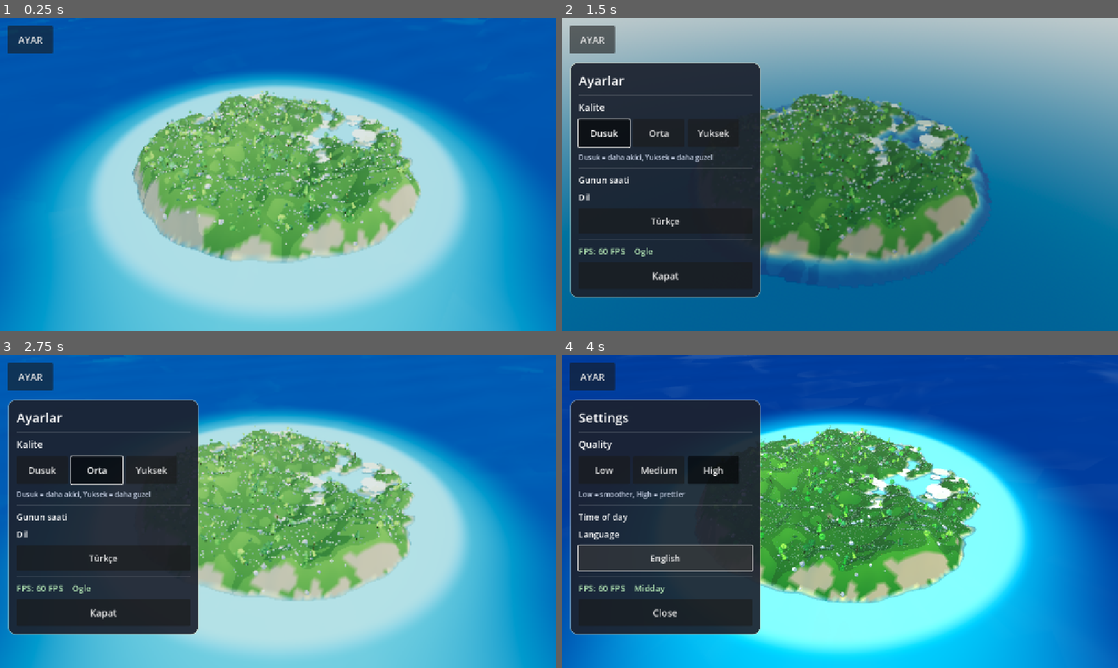
Above: before the commit, frames 1-4 (two rows, left to right).
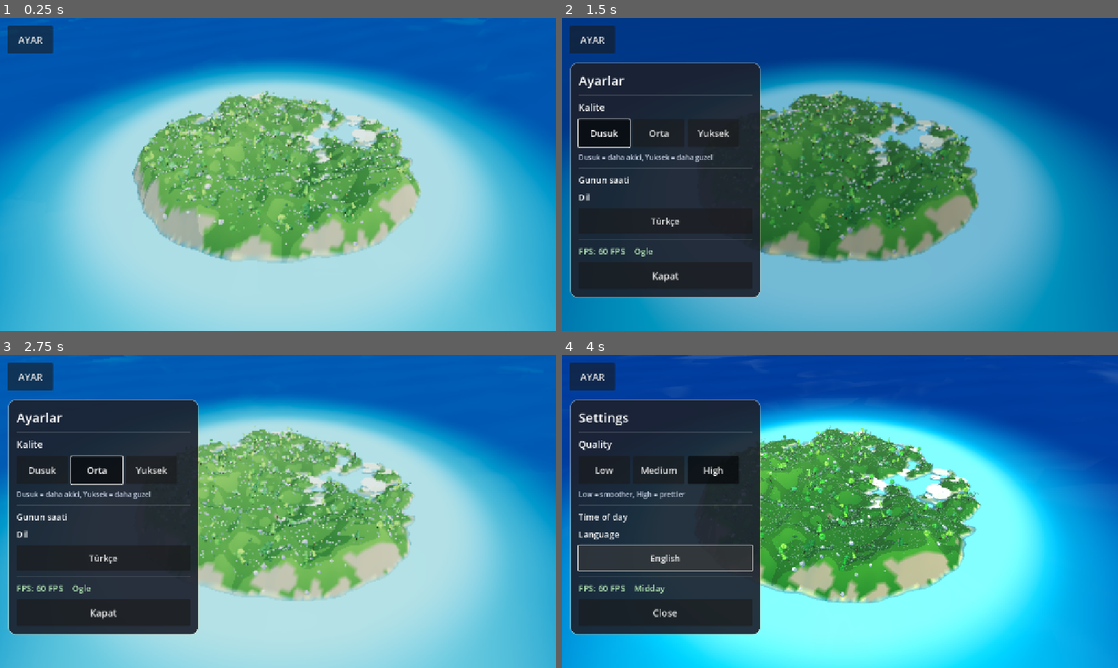
Above: after the commit, the same moments.

Repository: eraslan19j/game
Game: Godot game, scene res://scenes/world/world.tscn
Two runs of this game, one before a commit and one after it. Both use one fixed random seed, a clock stepped at 60 frames per second and the inputs below.
Inputs:
- Up to frame 1 (0.25 s): no input
- Up to frame 2 (1.5 s): click "AYAR" at 0.5 s; click "Dusuk" at 1.25 s
- Up to frame 3 (2.75 s): click "Orta" at 2 s
- Up to frame 4 (4 s): click "Yuksek" at 2.75 s; click "Türkçe" at 3.5 s

The runs differ from the first frame. In frame 1, 39% of the frame differs, in the area x 0-100%, y 14-100%; in frame 2, 54%, in the area x 0-100%, y 0-100%; in frame 3, 26%; in frame 4, 27%.

Commit message:
Kiyi kopuk halkasi grid basamaklarini ortecek sekilde genisletildi; tani modu kapatildi
Co-authored-by: arena-agent <297053741+arena-agent@users.noreply.github.com>

Diff:
--- a/scenes/world/world.tscn
+++ b/scenes/world/world.tscn
@@ -117,7 +117,7 @@
 
 [node name="PerfLog" type="Node" parent="."]
 script = ExtResource("9_perf")
-debug_extra_shots = true
+debug_extra_shots = false
 
 [node name="SettingsMenu" type="CanvasLayer" parent="."]
 script = ExtResource("8_settings")
--- a/shaders/water.gdshader
+++ b/shaders/water.gdshader
@@ -53,10 +53,10 @@
 	vec3 col = mix(shallow_color.rgb, deep_color.rgb, far_mix);
 
 	// Ada cevresinde genis, yumusak kiyi gecisi.
-	float shore = 1.0 - smoothstep(64.0, 118.0, island_dist);
+	float shore = 1.0 - smoothstep(66.0, 150.0, island_dist);
 	col = mix(col, shallow_color.rgb, shore * 0.9);
 	// Kiyi hattinda ince kopuk halkasi.
-	float foam = 1.0 - smoothstep(74.0, 82.0, island_dist);
+	float foam = 1.0 - smoothstep(72.0, 96.0, island_dist);
 	col = mix(col, foam_color.rgb, foam * 0.55);
 
 	ALBEDO = col;
